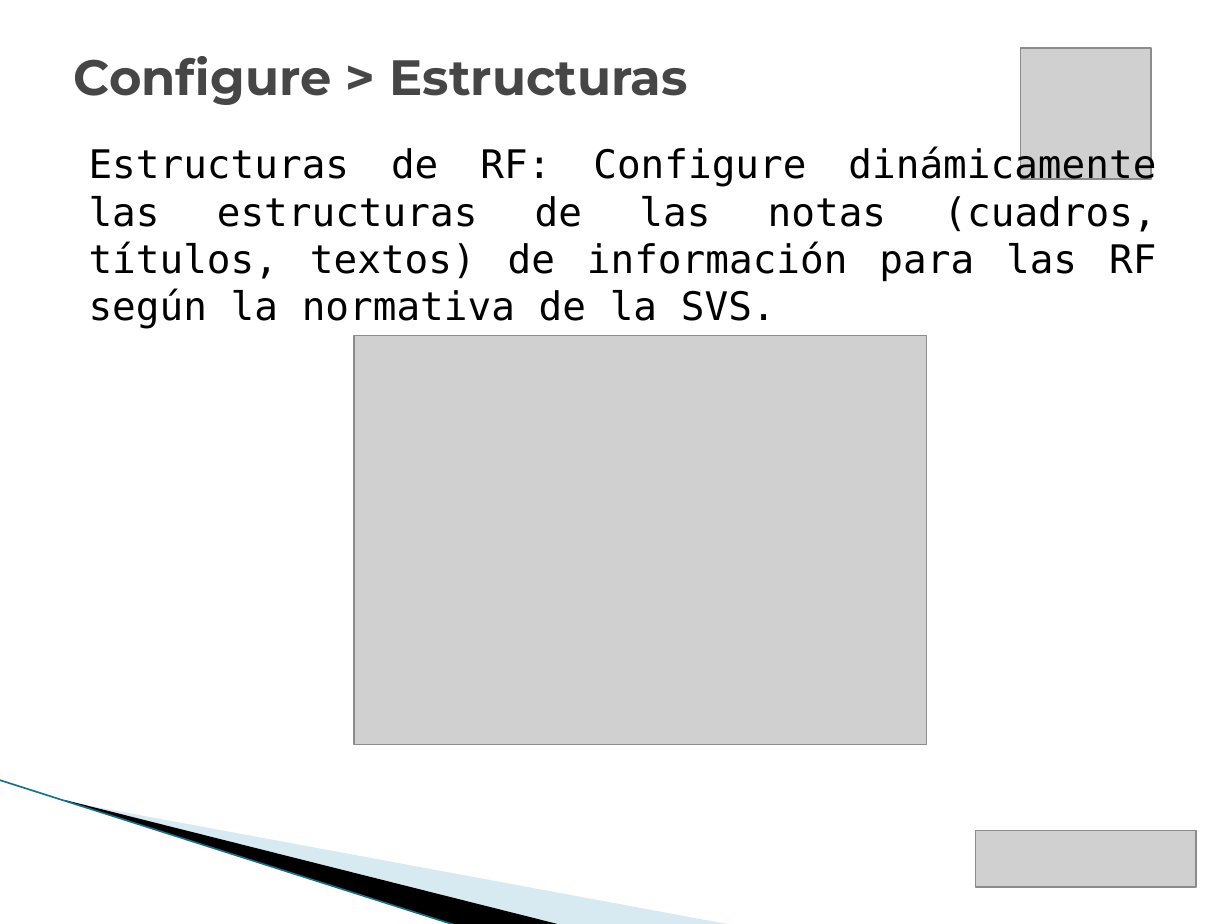
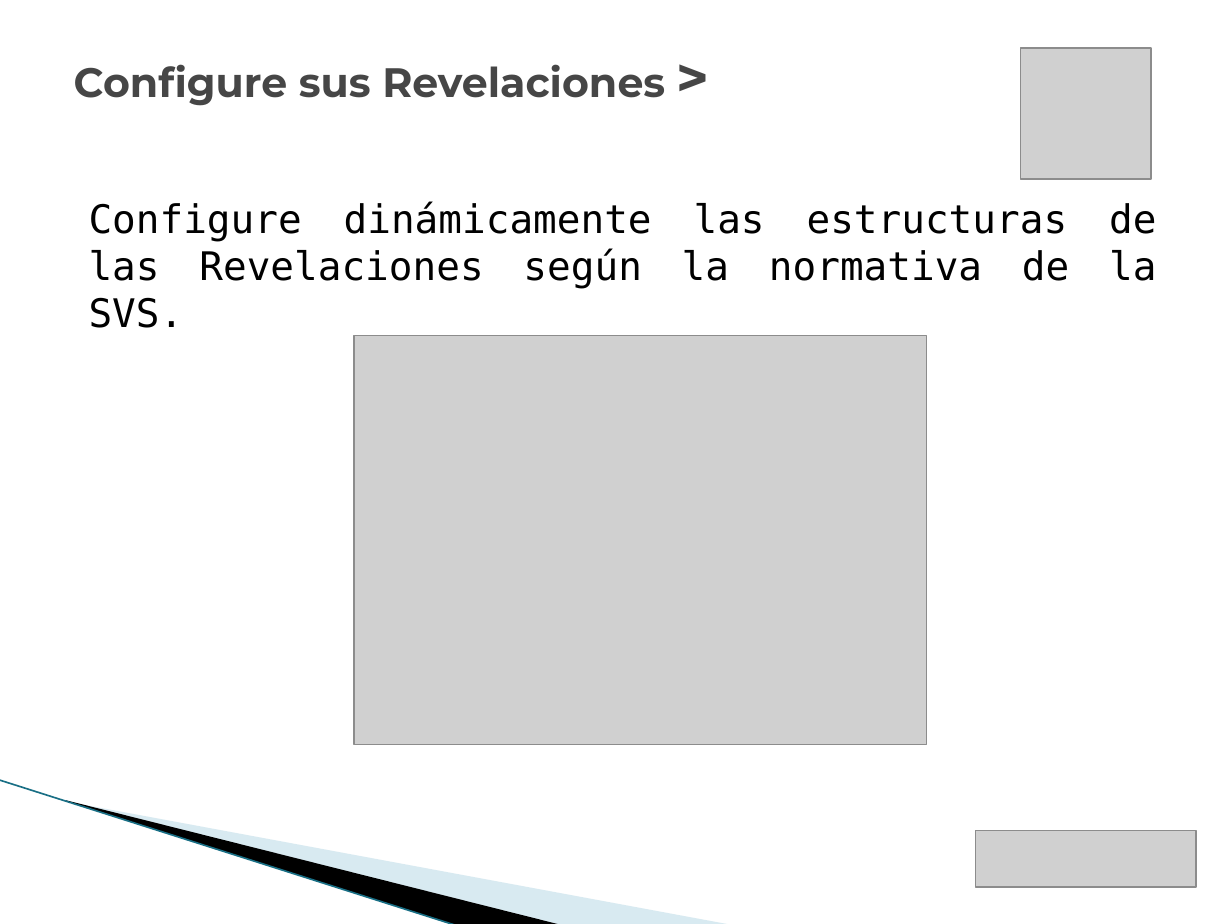
Before and after one commit to vicky1404/rev-ii, a slide deck: slide 12 of docs/comercial/brochure_2.pptx. Drawn at 1232x924 pixels with LibreOffice and Linux fonts; fonts in the diff are those of the drawing; grey boxes stand for pictures; background and template pictures are left out. Boxes give left, top, right and bottom in pixels: in the first picture for what was removed or moved away, otherwise in the second. Text is boxed around its words. In the diff, an @@ line names an element or a change of style, - is before the commit and + after.

```diff
--- a/docs/comercial/brochure_2.pptx
+++ b/docs/comercial/brochure_2.pptx
@@ title at <box>74,64,665,106</box>: text changed; size 29 to 24 pt @@
-Configure > Estructuras
+Configure sus Revelaciones >
@@ text at <box>89,201,1156,289</box>: text changed @@
-Estructuras de RF: Configure dinámicamente las estructuras de las notas (cuadros, títulos, textos) de información para las RF según la normativa de la SVS.
+Configure dinámicamente las estructuras de las Revelaciones según la normativa de la SVS.
```
Also in this commit, not shown: 17 other slides changed, 2 slides added, 1 slide removed, 1 other file.
